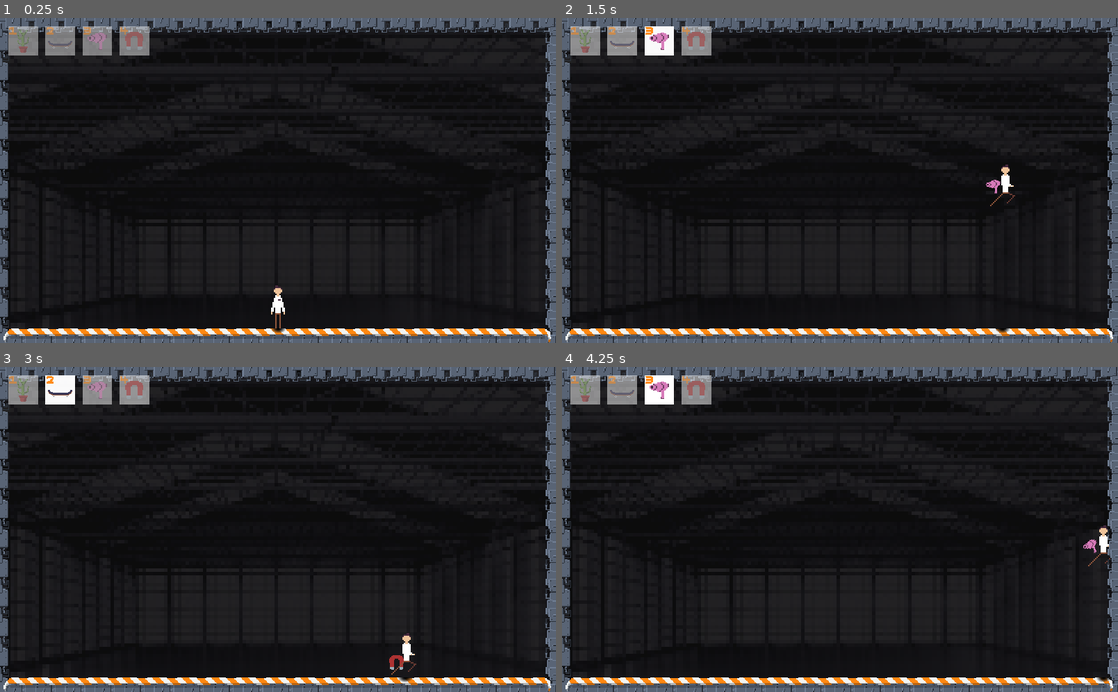
Above: before the commit, frames 1-4 (two rows, left to right).
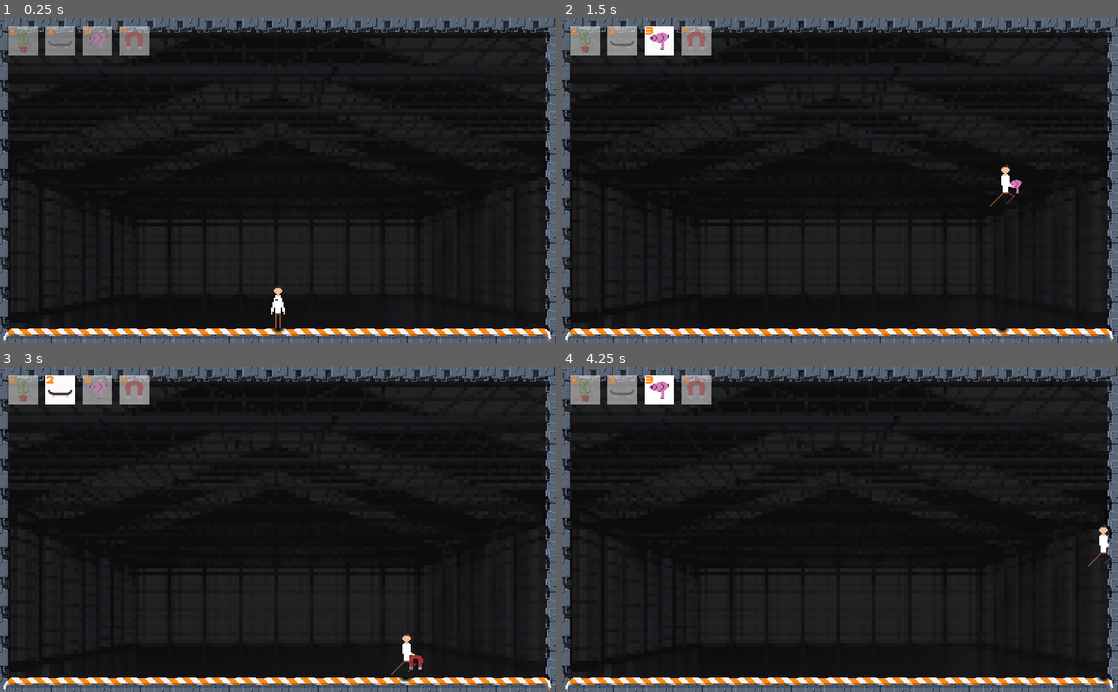
Above: after the commit, the same moments.

Repository: SanderVanhove/GDWJ-31
Game: Godot game, scene res://game.tscn
Two runs of this game, one before a commit and one after it. Both use one fixed random seed, a clock stepped at 60 frames per second and the inputs below.
Inputs (mouse positions are in pixels of both pictures, inside the frame that each line leads up to):
- Up to frame 1 (0.25 s): no input
- Up to frame 2 (1.5 s): move the mouse to (962, 164) at 0.52 s; hold Right (ui_right) from 0.53 s (still down); tap 2 at 0.6 s; tap Up (ui_up) at 0.77 s; move the mouse to (728, 196) at 1.27 s; tap 3 at 1.35 s
- Up to frame 3 (3 s): tap Up (ui_up) at 1.52 s; move the mouse to (333, 458) at 2.02 s; release Right (ui_right) at 2.03 s; hold Left (ui_left) 2.03-2.78 s; tap 4 at 2.1 s; move the mouse to (250, 594) at 2.77 s; hold Right (ui_right) from 2.78 s (still down); tap 2 at 2.85 s
- Up to frame 4 (4.25 s): keep holding Right (ui_right); tap Up (ui_up) at 3.02, 3.77 s; move the mouse to (1006, 578) at 3.52 s; tap 3 at 3.6 s

The runs differ from the first frame. In frame 1, less than 0.1% of the frame differs, in the area x 49-51%, y 82-87%; in frame 2, 0.1%; in frame 3, 0.1%, in the area x 70-77%, y 88-94%; in frame 4, less than 0.1%.

Commit message:
Change player direction based on inputs

Diff:
--- a/Game Jam Game/scenes/player.tscn
+++ b/Game Jam Game/scenes/player.tscn
@@ -101,44 +101,44 @@
 region = Rect2( 192, 0, 32, 32 )
 
 [sub_resource type="AtlasTexture" id=24]
-atlas = ExtResource( 1 )
+atlas = ExtResource( 8 )
 region = Rect2( 0, 0, 32, 32 )
 
 [sub_resource type="AtlasTexture" id=25]
 atlas = ExtResource( 8 )
-region = Rect2( 0, 0, 32, 32 )
+region = Rect2( 32, 0, 32, 32 )
 
 [sub_resource type="AtlasTexture" id=26]
 atlas = ExtResource( 8 )
-region = Rect2( 0, 0, 32, 32 )
+region = Rect2( 64, 0, 32, 32 )
 
 [sub_resource type="AtlasTexture" id=27]
 atlas = ExtResource( 8 )
-region = Rect2( 32, 0, 32, 32 )
+region = Rect2( 96, 0, 32, 32 )
 
 [sub_resource type="AtlasTexture" id=28]
 atlas = ExtResource( 8 )
-region = Rect2( 64, 0, 32, 32 )
+region = Rect2( 128, 0, 32, 32 )
 
 [sub_resource type="AtlasTexture" id=29]
 atlas = ExtResource( 8 )
-region = Rect2( 96, 0, 32, 32 )
+region = Rect2( 160, 0, 32, 32 )
 
 [sub_resource type="AtlasTexture" id=30]
 atlas = ExtResource( 8 )
-region = Rect2( 128, 0, 32, 32 )
+region = Rect2( 192, 0, 32, 32 )
 
 [sub_resource type="AtlasTexture" id=31]
 atlas = ExtResource( 8 )
-region = Rect2( 160, 0, 32, 32 )
+region = Rect2( 224, 0, 32, 32 )
 
 [sub_resource type="AtlasTexture" id=32]
-atlas = ExtResource( 8 )
-region = Rect2( 192, 0, 32, 32 )
+atlas = ExtResource( 1 )
+region = Rect2( 0, 0, 32, 32 )
 
 [sub_resource type="AtlasTexture" id=33]
 atlas = ExtResource( 8 )
-region = Rect2( 224, 0, 32, 32 )
+region = Rect2( 0, 0, 32, 32 )
 
 [sub_resource type="SpriteFrames" id=34]
 animations = [ {
@@ -157,28 +157,24 @@
 "name": "idle-hold",
 "speed": 10.0
 }, {
-"frames": [ SubResource( 24 ) ],
+"frames": [ SubResource( 24 ), SubResource( 25 ), SubResource( 26 ), SubResource( 27 ), SubResource( 28 ), SubResource( 29 ), SubResource( 30 ), SubResource( 31 ) ],
+"loop": true,
+"name": "run-hold",
+"speed": 10.0
+}, {
+"frames": [ SubResource( 32 ) ],
 "loop": true,
 "name": "jump",
 "speed": 5.0
 }, {
-"frames": [ SubResource( 25 ) ],
+"frames": [ SubResource( 33 ) ],
 "loop": true,
 "name": "jump-hold",
 "speed": 5.0
-}, {
-"frames": [ SubResource( 26 ), SubResource( 27 ), SubResource( 28 ), SubResource( 29 ), SubResource( 30 ), SubResource( 31 ), SubResource( 32 ), SubResource( 33 ) ],
-"loop": true,
-"name": "run-hold",
-"speed": 10.0
 } ]
 
 [node name="player" type="KinematicBody2D"]
 script = ExtResource( 2 )
-movement_speed = null
-gravity = null
-jump_height = null
-max_speed = null
 
 [node name="collision_shape" type="CollisionShape2D" parent="."]
 position = Vector2( 0.105, 0.099 )
@@ -199,6 +195,7 @@
 scale = Vector2( 1.5, 1.5 )
 frames = SubResource( 34 )
 animation = "idle-hold"
+frame = 5
 playing = true
 
 [node name="Dropshadow" type="Sprite" parent="."]
--- a/Game Jam Game/scripts/player.gd
+++ b/Game Jam Game/scripts/player.gd
@@ -82,8 +82,10 @@
 				# left and right movement
 			if Input.is_action_pressed("ui_right"):
 				velocity.x += input_map.right * movement_speed * delta
+				direction = 1
 			elif Input.is_action_pressed("ui_left"):
 				velocity.x += input_map.left * movement_speed * delta
+				direction = -1
 			else:
 				if is_on_floor():
 					velocity.x = lerp(velocity.x, 0, FRICTION)
@@ -96,8 +98,10 @@
 
 			if Input.is_action_pressed("ui_right"):
 				velocity.x += input_map.right * (movement_speed * move_factor)
+				direction = 1
 			elif Input.is_action_pressed("ui_left"):
 				velocity.x += input_map.left * (movement_speed * move_factor)
+				direction = -1
 			else:
 				if is_on_floor():
 					velocity.x = lerp(velocity.x, 0, FRICTION)
@@ -123,8 +127,9 @@
 	velocity.x = clamp(velocity.x, -max_speed, max_speed)
 
 	# determining direction
-	direction = -1 if velocity.x < 0 else 1
-	_sprite.flip_h = velocity.x > 0
+	_sprite.flip_h = direction == 1
+	$blowdryer.position.x = 10 * direction
+	$magnet.position.x = 10 * direction
 
 	velocity = move_and_slide(velocity, UP, false, 4, PI / 4, false)
 
